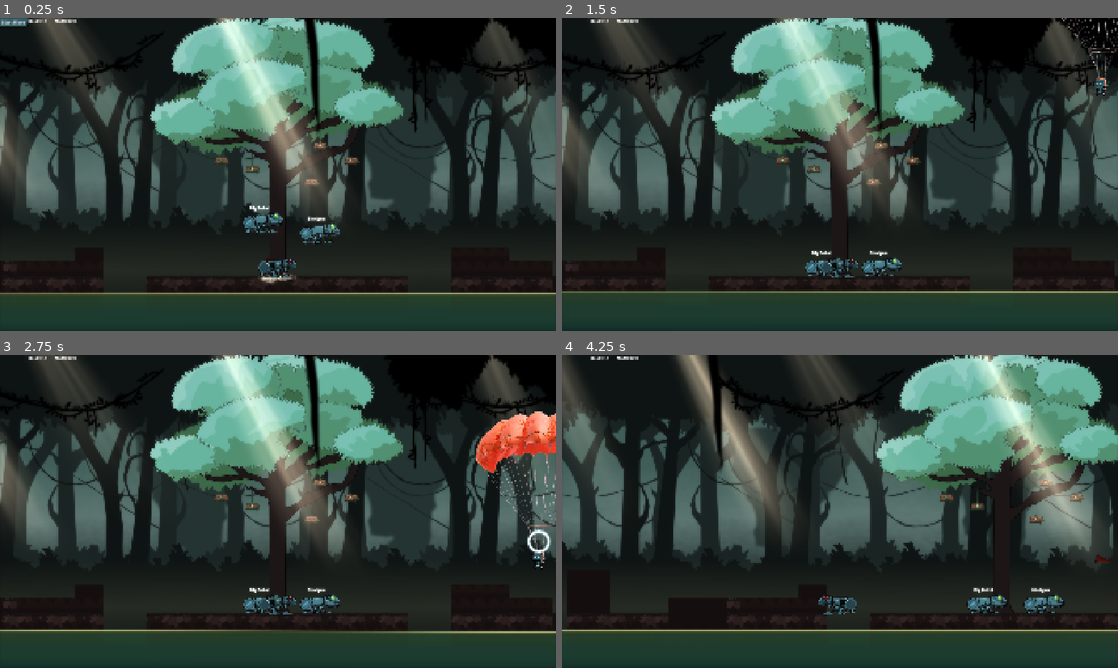
Above: before the commit, frames 1-4 (two rows, left to right).
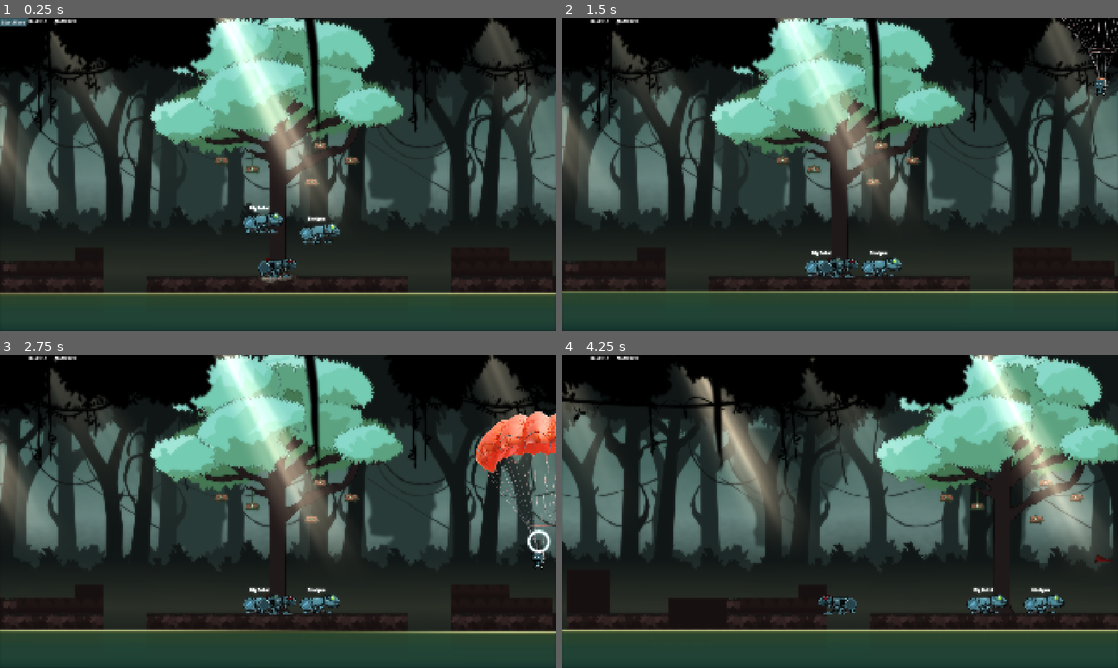
Above: after the commit, the same moments.

Repository: chirp-games/godot-wild-jam-98
Game: Godot game, scene res://game/game.tscn
Two runs of this game, one before a commit and one after it. Both use one fixed random seed, a clock stepped at 60 frames per second and the inputs below. This scene is started directly instead of the project's main scene. The engine's default icon, where the game draws it, is replaced by a stand-in: a white triangle on a blue panel in a dark square.
Inputs (mouse positions are in pixels of both pictures, inside the frame that each line leads up to):
- Up to frame 1 (0.25 s): no input
- Up to frame 2 (1.5 s): click "Start Wave" at 0.5 s; drag from (828, 259) to (1101, 71) at 1.27 s
- Up to frame 3 (2.75 s): drag from (166, 527) to (278, 580) at 2.02 s
- Up to frame 4 (4.25 s): move the mouse to (895, 442) at 2.77 s; hold Left (move_left) 2.78-3.5 s; hold Right mouse button (right_click) 2.78-3.5 s; drag from (812, 574) to (917, 605) at 3.52 s

The runs differ from the first frame. In frame 1, 5.0% of the frame differs, in the area x 5-97%, y 0-85%; in frame 2, 4.9%; in frame 3, 4.9%; in frame 4, 6.2%, in the area x 0-96%, y 0-41%.

Commit message:
improve parallax

Diff:
--- a/fx/stomp-ring.tscn
+++ b/fx/stomp-ring.tscn
@@ -179,7 +179,10 @@
 }]
 
 [node name="stomp-ring" type="AnimatedSprite2D" unique_id=725846512]
+modulate = Color(0.62, 0.62, 0.62, 1)
 texture_filter = 2
 sprite_frames = SubResource("frames")
 autoplay = "default"
+frame = 23
+frame_progress = 1.0
 offset = Vector2(0, -92.16)
--- a/game/game.tscn
+++ b/game/game.tscn
@@ -34,6 +34,12 @@
 [ext_resource type="Texture2D" uid="uid://by6pa8mytt1b1" path="res://assets/parallax/front_leaves_4.png" id="22_q52ks"]
 [ext_resource type="Texture2D" uid="uid://2vj2ql3stxk2" path="res://assets/parallax/front_leaves_2.png" id="23_8bboj"]
 [ext_resource type="Texture2D" uid="uid://lv0ldkh6ow3v" path="res://assets/parallax/front_leaves_3.png" id="24_q52ks"]
+[ext_resource type="Texture2D" uid="uid://0ed2yfo01br5" path="res://assets/parallax/bottom_cattail.png" id="35_cieqw"]
+[ext_resource type="Texture2D" uid="uid://n8nkevkd5s3s" path="res://assets/parallax/bottom_lily_1.png" id="36_ta815"]
+[ext_resource type="Texture2D" uid="uid://bfrxacswkq3bi" path="res://assets/parallax/bottom_lily_2.png" id="37_64wtb"]
+[ext_resource type="Texture2D" uid="uid://w17hek0vwwj5" path="res://assets/parallax/bottom_plant_1.png" id="38_0rekh"]
+[ext_resource type="Texture2D" uid="uid://ce2om7wiei1fh" path="res://assets/parallax/bottom_plant_2.png" id="39_281ou"]
+[ext_resource type="Texture2D" uid="uid://dnxfgfly5mdim" path="res://assets/parallax/bottom_reeds_1.png" id="40_nrbry"]
 
 [sub_resource type="FastNoiseLite" id="FastNoiseLite_mhvfb"]
 noise_type = 3
@@ -404,7 +410,7 @@
 [sub_resource type="ShaderMaterial" id="ShaderMaterial_u8s88"]
 shader = ExtResource("16_4cobl")
 shader_parameter/bloom_spread = 0.34065932
-shader_parameter/bloom_intensity = 0.30884612560272195
+shader_parameter/bloom_intensity = 0.473681315779686
 
 [node name="Game" type="Control" unique_id=59364628 groups=["game"]]
 layout_mode = 3
@@ -831,6 +837,72 @@
 scale = Vector2(0.27654886, 0.27654886)
 texture = ExtResource("20_mhvfb")
 
+[node name="Vine6" type="Sprite2D" parent="Front" unique_id=699255928]
+material = SubResource("ShaderMaterial_q52ks")
+position = Vector2(3252.7688, 254.83202)
+scale = Vector2(0.28294104, 0.28294104)
+texture = ExtResource("17_pxxsx")
+
+[node name="Vine7" type="Sprite2D" parent="Front" unique_id=667179091]
+material = SubResource("ShaderMaterial_q52ks")
+position = Vector2(2540.769, 166.83202)
+scale = Vector2(0.28749996, 0.28749996)
+texture = ExtResource("17_ln7ps")
+
+[node name="Vine8" type="Sprite2D" parent="Front" unique_id=528418129]
+material = SubResource("ShaderMaterial_q52ks")
+position = Vector2(1054.7687, 178.83202)
+scale = Vector2(0.28749996, 0.28749996)
+texture = ExtResource("17_ln7ps")
+
+[node name="Vine9" type="Sprite2D" parent="Front" unique_id=1741722483]
+material = SubResource("ShaderMaterial_jdpby")
+position = Vector2(3807.7688, 183.83202)
+scale = Vector2(0.27654886, 0.27654886)
+texture = ExtResource("20_mhvfb")
+
+[node name="Vine10" type="Sprite2D" parent="Front" unique_id=133652907]
+material = SubResource("ShaderMaterial_jdpby")
+position = Vector2(2266.7688, 170.83202)
+scale = Vector2(0.27654886, 0.27654886)
+texture = ExtResource("20_mhvfb")
+
+[node name="Vine11" type="Sprite2D" parent="Front" unique_id=1343895364]
+material = SubResource("ShaderMaterial_q52ks")
+position = Vector2(-3319.2312, 222.83202)
+scale = Vector2(0.28294104, 0.28294104)
+texture = ExtResource("17_pxxsx")
+
+[node name="Vine13" type="Sprite2D" parent="Front" unique_id=280477382]
+material = SubResource("ShaderMaterial_jdpby")
+position = Vector2(-2764.2312, 151.83202)
+scale = Vector2(0.27654886, 0.27654886)
+texture = ExtResource("20_mhvfb")
+
+[node name="Vine15" type="Sprite2D" parent="Front" unique_id=114043607]
+material = SubResource("ShaderMaterial_q52ks")
+position = Vector2(-1451.2312, 232.83202)
+scale = Vector2(0.28294104, 0.28294104)
+texture = ExtResource("17_pxxsx")
+
+[node name="Vine16" type="Sprite2D" parent="Front" unique_id=1206274198]
+material = SubResource("ShaderMaterial_q52ks")
+position = Vector2(-2163.231, 144.83202)
+scale = Vector2(0.28749996, 0.28749996)
+texture = ExtResource("17_ln7ps")
+
+[node name="Vine18" type="Sprite2D" parent="Front" unique_id=1753504680]
+material = SubResource("ShaderMaterial_jdpby")
+position = Vector2(-896.2312, 161.83202)
+scale = Vector2(0.27654886, 0.27654886)
+texture = ExtResource("20_mhvfb")
+
+[node name="Vine19" type="Sprite2D" parent="Front" unique_id=1764142918]
+material = SubResource("ShaderMaterial_jdpby")
+position = Vector2(-2437.2312, 148.83202)
+scale = Vector2(0.27654886, 0.27654886)
+texture = ExtResource("20_mhvfb")
+
 [node name="FrontLeaves" type="Parallax2D" parent="." unique_id=546151895]
 scroll_scale = Vector2(1.2, 0)
 scroll_offset = Vector2(0, 1)
@@ -867,6 +939,102 @@
 scale = Vector2(0.92162156, 0.9216216)
 texture = ExtResource("23_8bboj")
 
+[node name="FrontLeaves7" type="Sprite2D" parent="FrontLeaves" unique_id=171200023]
+position = Vector2(2229, 86)
+texture = ExtResource("22_q52ks")
+
+[node name="FrontLeaves9" type="Sprite2D" parent="FrontLeaves" unique_id=33634320]
+position = Vector2(3170.5093, 96.09326)
+texture = ExtResource("23_8bboj")
+
+[node name="FrontLeaves10" type="Sprite2D" parent="FrontLeaves" unique_id=1760593781]
+position = Vector2(2719.5093, 94.09325)
+rotation = -0.11778388
+scale = Vector2(0.92162156, 0.9216216)
+texture = ExtResource("23_8bboj")
+
+[node name="FrontLeaves11" type="Sprite2D" parent="FrontLeaves" unique_id=957610603]
+position = Vector2(2969.5093, 46.09326)
+texture = ExtResource("24_q52ks")
+
+[node name="FrontLeaves12" type="Sprite2D" parent="FrontLeaves" unique_id=1097172186]
+position = Vector2(2565, 64)
+texture = ExtResource("24_q52ks")
+
+[node name="FrontLeaves13" type="Sprite2D" parent="FrontLeaves" unique_id=1782836476]
+position = Vector2(3517, 89.00001)
+texture = ExtResource("22_q52ks")
+
+[node name="FrontLeaves14" type="Sprite2D" parent="FrontLeaves" unique_id=1967453154]
+position = Vector2(3742, 99.00001)
+rotation = -0.11778388
+scale = Vector2(0.92162156, 0.9216216)
+texture = ExtResource("23_8bboj")
+
+[node name="FrontLeaves15" type="Sprite2D" parent="FrontLeaves" unique_id=41171300]
+position = Vector2(-3775, 70.99997)
+texture = ExtResource("22_q52ks")
+
+[node name="FrontLeaves16" type="Sprite2D" parent="FrontLeaves" unique_id=512746584]
+position = Vector2(-2833.4907, 81.09323)
+texture = ExtResource("23_8bboj")
+
+[node name="FrontLeaves17" type="Sprite2D" parent="FrontLeaves" unique_id=235256564]
+position = Vector2(-3284.4912, 79.09326)
+rotation = -0.11778388
+scale = Vector2(0.92162156, 0.9216216)
+texture = ExtResource("23_8bboj")
+
+[node name="FrontLeaves18" type="Sprite2D" parent="FrontLeaves" unique_id=1149437353]
+position = Vector2(-3205.4907, 31.093231)
+texture = ExtResource("24_q52ks")
+
+[node name="FrontLeaves19" type="Sprite2D" parent="FrontLeaves" unique_id=1333679985]
+position = Vector2(-3439, 48.99997)
+texture = ExtResource("24_q52ks")
+
+[node name="FrontLeaves20" type="Sprite2D" parent="FrontLeaves" unique_id=853453741]
+position = Vector2(-2487, 73.99998)
+texture = ExtResource("22_q52ks")
+
+[node name="FrontLeaves21" type="Sprite2D" parent="FrontLeaves" unique_id=44669036]
+position = Vector2(-2262, 84.00002)
+rotation = -0.11778388
+scale = Vector2(0.92162156, 0.9216216)
+texture = ExtResource("23_8bboj")
+
+[node name="FrontLeaves22" type="Sprite2D" parent="FrontLeaves" unique_id=844332656]
+position = Vector2(-1907, 73.99997)
+texture = ExtResource("22_q52ks")
+
+[node name="FrontLeaves23" type="Sprite2D" parent="FrontLeaves" unique_id=36109841]
+position = Vector2(-1136.4907, 84.09323)
+texture = ExtResource("23_8bboj")
+
+[node name="FrontLeaves24" type="Sprite2D" parent="FrontLeaves" unique_id=926286134]
+position = Vector2(-1587.4907, 82.09325)
+rotation = -0.11778388
+scale = Vector2(0.92162156, 0.9216216)
+texture = ExtResource("23_8bboj")
+
+[node name="FrontLeaves25" type="Sprite2D" parent="FrontLeaves" unique_id=161350558]
+position = Vector2(-1337.4907, 34.09323)
+texture = ExtResource("24_q52ks")
+
+[node name="FrontLeaves26" type="Sprite2D" parent="FrontLeaves" unique_id=982520987]
+position = Vector2(-1742, 51.99997)
+texture = ExtResource("24_q52ks")
+
+[node name="FrontLeaves27" type="Sprite2D" parent="FrontLeaves" unique_id=318195981]
+position = Vector2(-790, 76.99998)
+texture = ExtResource("22_q52ks")
+
+[node name="FrontLeaves28" type="Sprite2D" parent="FrontLeaves" unique_id=599404146]
+position = Vector2(-565, 87.00001)
+rotation = -0.11778388
+scale = Vector2(0.92162156, 0.9216216)
+texture = ExtResource("23_8bboj")
+
 [node name="SuperFront" type="Parallax2D" parent="." unique_id=2060727534]
 scroll_scale = Vector2(1.7, 0)
 repeat_size = Vector2(1500, 0)
@@ -876,6 +1044,44 @@
 position = Vector2(952.00006, 104.000046)
 scale = Vector2(0.25719416, 0.25719416)
 texture = ExtResource("19_u8s88")
+
+[node name="FrontFlowers1" type="Parallax2D" parent="." unique_id=937518925]
+scroll_scale = Vector2(1.2, 0)
+
+[node name="BottomCattail" type="Sprite2D" parent="FrontFlowers1" unique_id=534352771]
+position = Vector2(2901.1875, 994.0105)
+scale = Vector2(0.20072614, 0.20072615)
+texture = ExtResource("35_cieqw")
+
+[node name="BottomLily1" type="Sprite2D" parent="FrontFlowers1" unique_id=1087026079]
+position = Vector2(3491.1875, 1059.0104)
+scale = Vector2(0.22412783, 0.22412783)
+texture = ExtResource("36_ta815")
+
+[node name="BottomLily2" type="Sprite2D" parent="FrontFlowers1" unique_id=7752683]
+position = Vector2(3349.1875, 1062.0104)
+scale = Vector2(0.24567473, 0.24567473)
+texture = ExtResource("37_64wtb")
+
+[node name="BottomPlant1" type="Sprite2D" parent="FrontFlowers1" unique_id=2044445896]
+position = Vector2(3231.1877, 1015.0103)
+scale = Vector2(0.25709778, 0.25709778)
+texture = ExtResource("38_0rekh")
+
+[node name="BottomPlant2" type="Sprite2D" parent="FrontFlowers1" unique_id=39424981]
+position = Vector2(2985.1882, 996.0104)
+scale = Vector2(0.18199857, 0.1819986)
+texture = ExtResource("39_281ou")
+
+[node name="BottomReeds1" type="Sprite2D" parent="FrontFlowers1" unique_id=1450170044]
+position = Vector2(3139.1877, 974.0104)
+scale = Vector2(0.22350231, 0.2235023)
+texture = ExtResource("40_nrbry")
+
+[node name="BottomReeds2" type="Sprite2D" parent="FrontFlowers1" unique_id=391775454]
+position = Vector2(3536.1877, 1008.0105)
+scale = Vector2(0.22350231, 0.2235023)
+texture = ExtResource("40_nrbry")
 
 [node name="BackBufferCopy2" type="BackBufferCopy" parent="." unique_id=75376384]
 copy_mode = 2
@@ -890,6 +1096,7 @@
 offset_bottom = 1080.0
 mouse_filter = 2
 metadata/_edit_use_anchors_ = true
+metadata/_edit_lock_ = true
 
 [connection signal="spawn_enemy" from="WaveSpawner" to="." method="_on_wave_spawner_spawn_enemy"]
 [connection signal="wave_ended" from="WaveSpawner" to="." method="_on_wave_spawner_wave_ended"]
